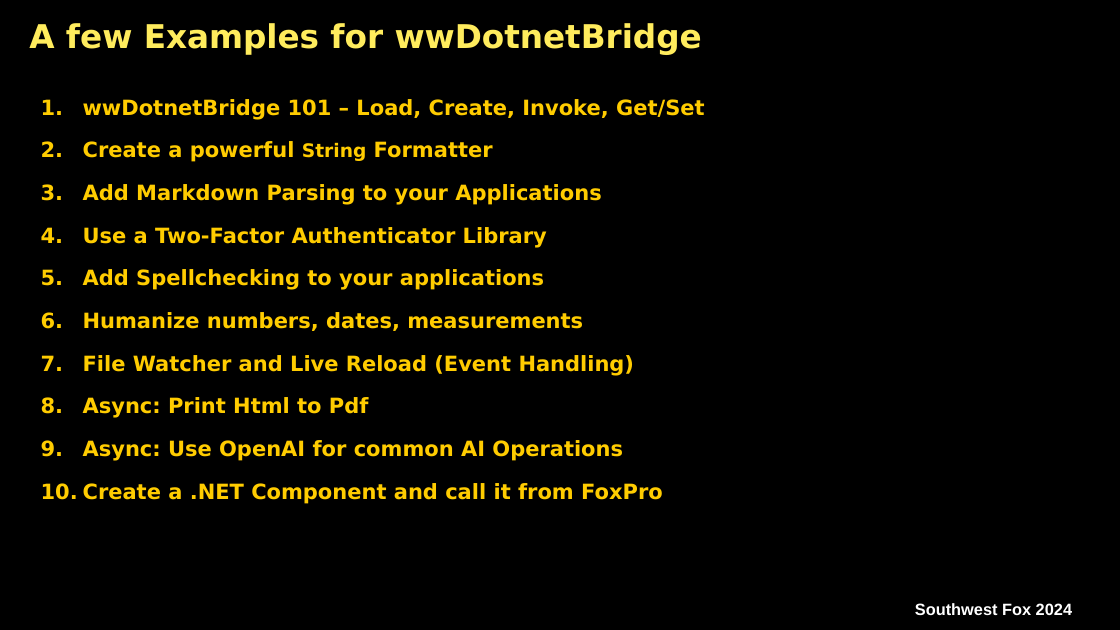
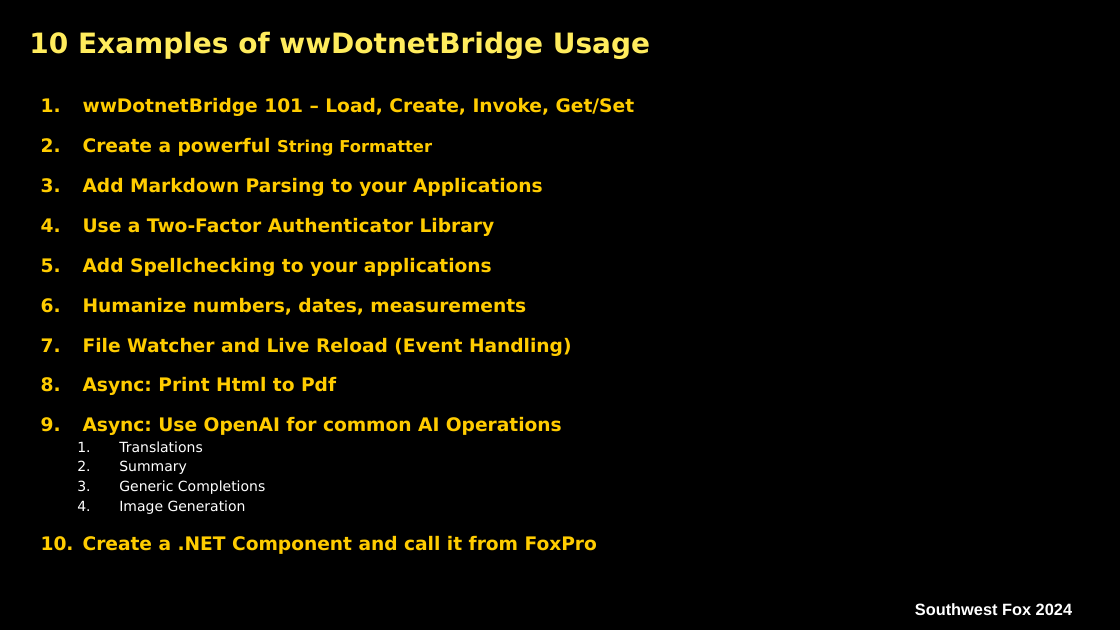
Before and after one commit to RickStrahl/swfox2024-wwdotnetbridge-revisited, a slide deck: slide 7 of Documents/Strahl-swFox2024-wwDotnetBridge-Revisited.pptx (slide 5 before the commit). Drawn at 1120x630 pixels with LibreOffice and Linux fonts; fonts in the diff are those of the drawing; background and template pictures are left out. Boxes give left, top, right and bottom in pixels: in the first picture for what was removed or moved away, otherwise in the second. Text is boxed around its words. In the diff, an @@ line names an element or a change of style, - is before the commit and + after.

```diff
--- a/Documents/Strahl-swFox2024-wwDotnetBridge-Revisited.pptx
+++ b/Documents/Strahl-swFox2024-wwDotnetBridge-Revisited.pptx
@@ title at [29,31,650,59]: text changed; size 28 to 24 pt @@
-A few Examples for wwDotnetBridge
+10 Examples of wwDotnetBridge Usage
@@ text at [83,97,635,554]: size 18 to 16 pt in "wwDotnetBridge 101 – Load, Create, Invoke, Get/Set", "Create a powerful", "Add Markdown Parsing to your Applications", "Use a Two-Factor Authenticator Library" and 6 more places; size 16 to 14 pt in "String"; size 18 to 14 pt in "Formatter" @@
@@ text at [119,441,265,514]: paragraphs added @@
+  1. Translations
+  2. Summary
+  3. Generic Completions
+  4. Image Generation
```
Also in this commit, not shown: 3 other slides changed, 2 slides added, 7 other files.
